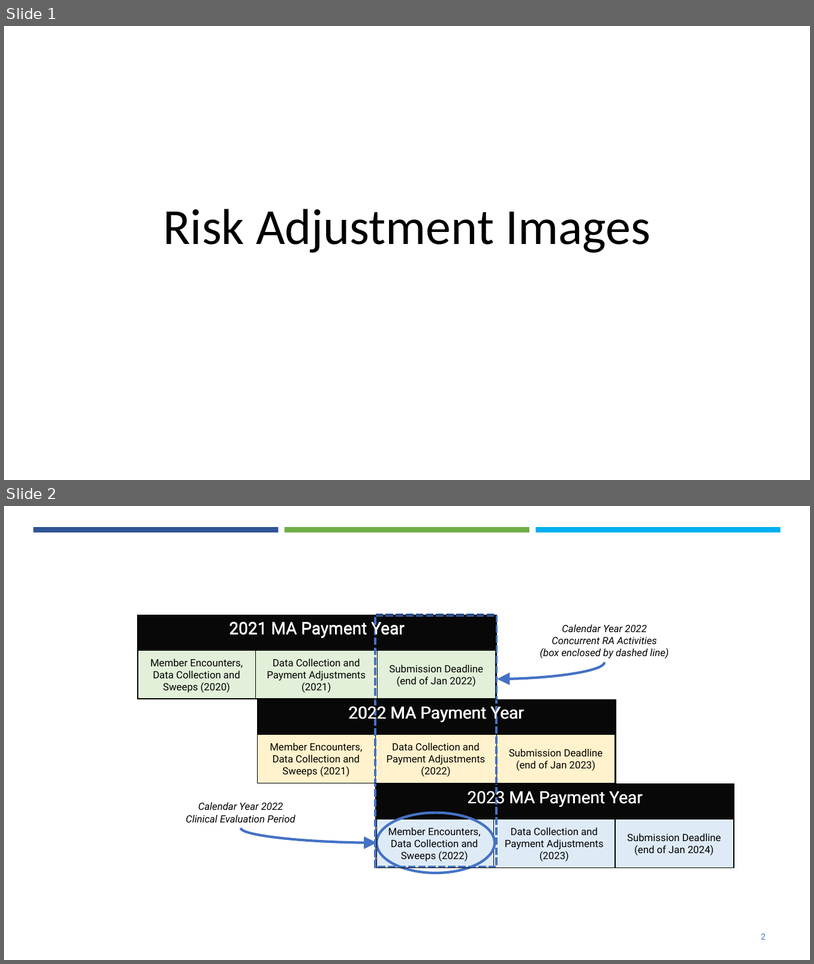
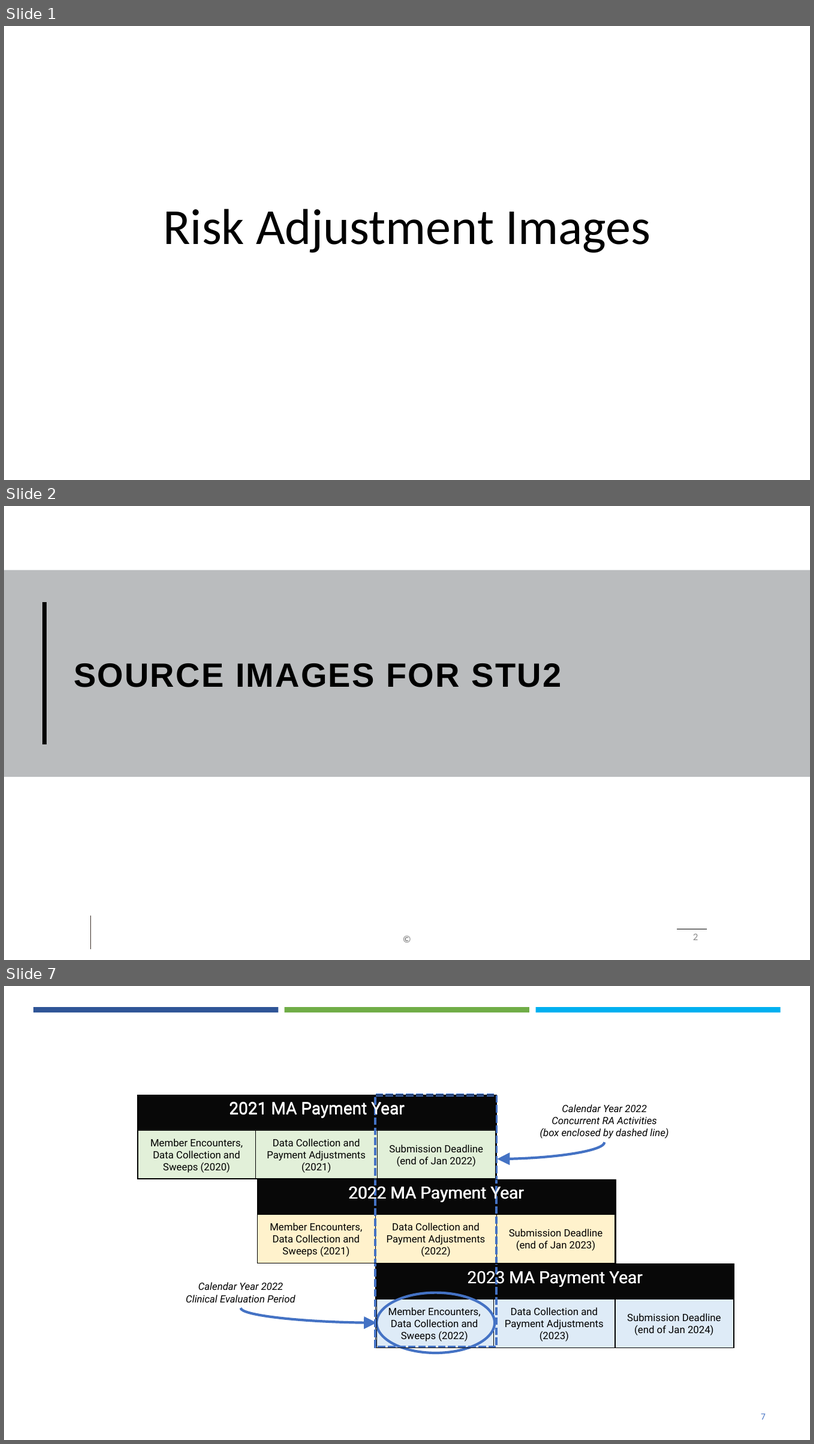
Before and after one commit to HL7/davinci-ra, a slide deck: input/images/Source/Risk Adjustment Images.pptx. Shown one above the other, each under a label of ours: slides 1 and 2 before the commit, slides 1, 2 and 7 after it; the slides between them are not shown. The pictures are 814x964 and 814x1444 pixels, drawn with LibreOffice and Linux fonts; fonts in the diff are those of the drawing; background and template pictures are left out. Boxes give left, top, right and bottom in pixels: in the first picture for what was removed or moved away, otherwise in the second. Text is boxed around its words. In the diff, an @@ line names an element or a change of style, - is before the commit and + after.

Commit message:
added new content to guidance resolution page updated coding gap type code system, source images.

```diff
--- a/input/images/Source/Risk Adjustment Images.pptx
+++ b/input/images/Source/Risk Adjustment Images.pptx
@@ slide 2 added at [4, 506, 810, 960], background #FFFFFF @@
@@ rectangle added at [4, 570, 810, 777], fill #BABCBE @@
@@ line added from (45, 602) to (45, 744), #000000 5 pt @@
@@ title added at [74, 663, 562, 687], 40 pt, text #000000, bold @@
+SOURCE IMAGES FOR STU2
@@ line added from (90, 915) to (90, 949), #3D3029 0.5 pt @@
@@ text added at [272, 927, 543, 951], 12 pt, text #8C8C8C, bold @@
+©
@@ line added from (677, 929) to (708, 929), #000000 1 pt @@
@@ page number added at [693, 933, 698, 940], 12 pt, text #8C8C8C @@
+2
@@ what was slide 2 is now slide 7 @@
@@ page number at [761, 1413, 766, 1419]: text changed @@
-2
+7
```
Also in this commit, not shown: 4 other slides added, 12 other files.
